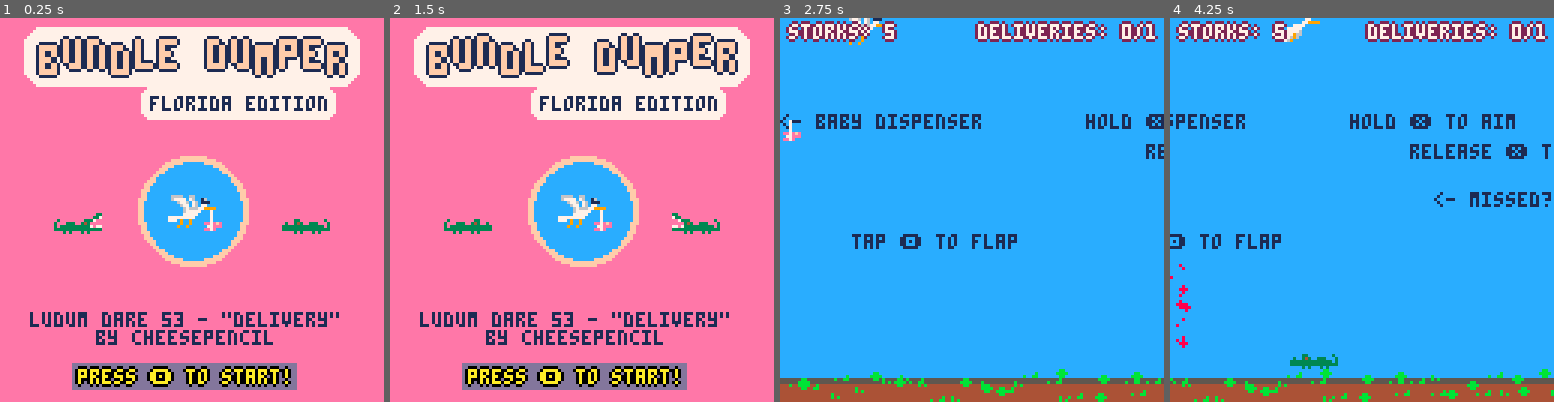
Above: before the commit, frames 1-4 (left to right).
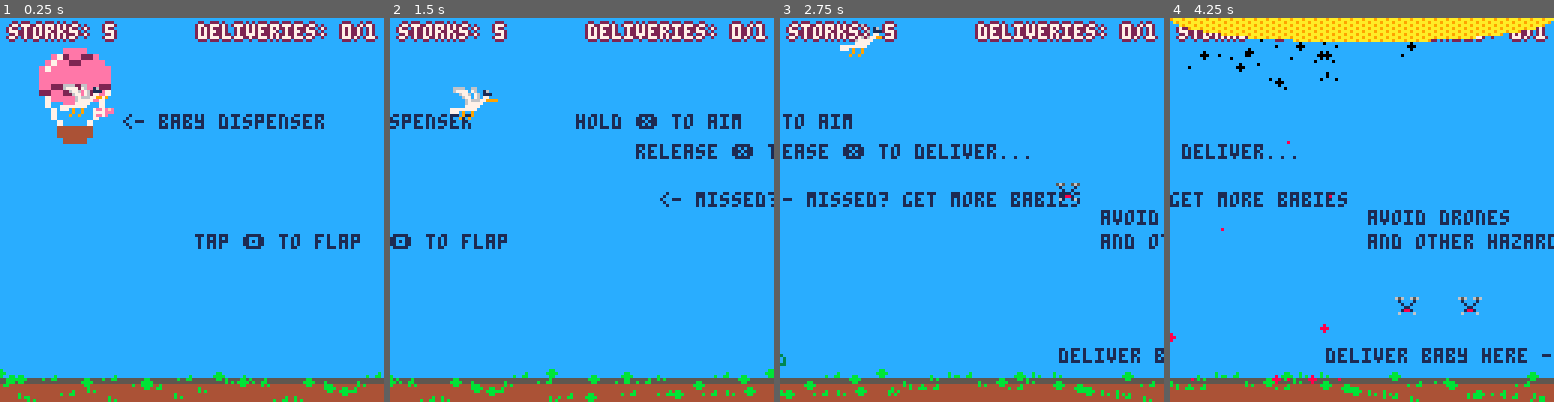
Above: after the commit, the same moments.

Repository: cheesepencil/ld53
Game: PICO-8 cartridge ld53.p8
The game is run twice, just before and just after one commit, with the same random seed, the same clock (stepped at 60 frames per second) and the same inputs.
Inputs:
- Up to frame 1 (0.25 s): no input
- Up to frame 2 (1.5 s): tap X (X key) at 0.33, 1.07 s; tap O (Z key) at 0.7 s
- Up to frame 3 (2.75 s): hold Right 1.6-2.1 s; tap O (Z key) at 1.7, 2.1, 2.5 s; tap X (X key) at 1.85 s; hold Right from 2.47 s (still down)
- Up to frame 4 (4.25 s): tap O (Z key) every 0.4 s from 2.9 to 4.1 s; tap X (X key) at 2.97, 4.08 s; release Right at 3.03 s; hold Left 3.08-3.58 s; hold Right from 4.02 s (still down)

The runs differ from the first frame. In frame 1, 95% of the frame differs, in the area x 0-100%, y 0-100%; in frame 2, 95%; in frame 3, 7.7%; in frame 4, 14%.

Commit message:
burning sun

Diff:
--- a/baby.lua
+++ b/baby.lua
@@ -32,7 +32,7 @@
         else
             if baby.targeting then
                 baby.dropped = true
-                baby.x_velocity = baby.bird.x_velocity * 0.80
+                baby.x_velocity = baby.bird.x_velocity * BABY_TOSS_VELOCITY_MODIFIER
                 baby.y_velocity = 0
             end
             baby.targeting = false
@@ -46,7 +46,7 @@
     local x = baby.x
     local y = baby.y
     local y_velocity = 0
-    local x_velocity = baby.bird.x_velocity * 0.80
+    local x_velocity = baby.bird.x_velocity * BABY_TOSS_VELOCITY_MODIFIER
     for i = 0, 90 do
         x = x + x_velocity
         y_velocity += GRAVITY
--- a/bird.lua
+++ b/bird.lua
@@ -22,9 +22,8 @@
     bird.y += bird.y_velocity
     local min_altitude = bird.world.ground_level - 12
     if bird.y > min_altitude then bird.y = min_altitude end
-    local max_altitude = -6
-    if bird.y <= max_altitude then
-        bird.y = max_altitude
+    if bird.y <= BIRD_MAX_ALTITUDE then
+        bird.y = BIRD_MAX_ALTITUDE
     end
 
     -- bird x
--- a/constants.lua
+++ b/constants.lua
@@ -10,5 +10,7 @@
 DRONE_BLINK_SPEED = 0.075
 FLAG_RAISE_MAX = 8
 FLAG_RAISE_SPEED = 0.5
+BIRD_MAX_ALTITUDE = -6
 SCENE_ADVANCE_COOLDOWN_DURATION = 2
+BABY_TOSS_VELOCITY_MODIFIER = 0.33
 DEBUG = false
--- a/ld53.p8
+++ b/ld53.p8
@@ -1,6 +1,7 @@
 pico-8 cartridge // http://www.pico-8.com
 version 41
 __lua__
+#include sun.lua
 #include fancy_text.lua
 #include drone.lua
 #include balloon.lua
--- a/main.lua
+++ b/main.lua
@@ -5,7 +5,7 @@
 end
 
 function _init()
-    scene = make_title_scene()
+    scene = make_tutorial_level() --make_title_scene()
 end
 
 function _update()
--- a/scene.lua
+++ b/scene.lua
@@ -5,24 +5,26 @@
     scene.gators.bird = scene.bird
 end
 
-function _scene_kill_bird(scene)
+function _scene_kill_bird(scene, color)
+    color = color or 8
     scene.revive_cooldown = true
     local function clean_up(juice)
         del(scene.juice, juice)
         if scene.lives > 0 then scene.revive_cooldown = false end
     end
-    add(scene.juice, make_splash(scene.bird.x + 8, scene.bird.y + 4, 8, clean_up))
+    add(scene.juice, make_splash(scene.bird.x + 8, scene.bird.y + 4, color, clean_up))
     scene.bird = nil
     scene.gators.bird = nil
     if scene.baby then scene.baby.bird = nil end
     scene.cam.bird = nil
 end
 
-function _scene_kill_baby(scene)
+function _scene_kill_baby(scene, color)
+    color = color or 8
     local function clean_up(juice)
         del(scene.juice, juice)
     end
-    add(scene.juice, make_splash(scene.baby.x, scene.baby.y, 8, clean_up))
+    add(scene.juice, make_splash(scene.baby.x, scene.baby.y, color, clean_up))
     scene.baby = nil
     scene.gators.baby = nil
 end
@@ -68,6 +70,7 @@
     for juice in all(scene.juice) do
         juice:update()
     end
+    scene.sun:update(scene.bird)
 
     -- win
     if not scene.over and scene.world.successes == #scene.world.goals then
@@ -130,6 +133,14 @@
                 _scene_kill_bird(scene)
                 break
             end
+        end
+    end
+
+    -- bird vs sun
+    if scene.bird and scene.sun.danger then
+        _scene_kill_bird(scene, 0)
+        if scene.baby and not scene.baby.dropped then
+            _scene_kill_baby(scene, 0)
         end
     end
 
@@ -178,6 +189,8 @@
     print("storks: " .. scene.lives, scene.cam.x + 3 + 1,   2, outline_color)
     print("storks: " .. scene.lives, scene.cam.x + 3 - 1,   2, outline_color)
     print("storks: " .. scene.lives, scene.cam.x + 3,       2, text_color)
+
+    scene.sun:draw(scene.cam)
 
     if scene.over and scene.won then
         fancy_text({
@@ -269,6 +282,7 @@
     scene.baby = make_baby(scene.world, scene.bird)
     scene.gators = make_gators(scene.bird, scene.baby, scene.cam)
     scene.balloon = make_balloon(16, 16)
+    scene.sun = make_sun()
     scene.drones = {}
     scene.juice = {}
 
--- /dev/null
+++ b/sun.lua
@@ -0,0 +1,35 @@
+function _sun_update(sun, bird)
+    if bird and bird.y <= BIRD_MAX_ALTITUDE then
+        sun.strength += 0.5
+        sun.strength = sun.strength > 10 and 10 or sun.strength
+        if sun.strength == 10 then sun.danger = true end
+    else
+        sun.strength -= 0.1
+        sun.strength = sun.strength < 0 and 0 or sun.strength
+        sun.danger = false
+    end
+end
+
+function _sun_draw(sun, cam)
+    local x0 = cam.x - 1
+    local x1 = cam.x + 128
+    local y0 = -sun.strength - 1
+    local y1 = -1 + sun.strength
+
+    ovalfill(x0, y0, x1, y1, 10)
+    fillp(░)
+    ovalfill(x0, y0, x1, y1, 9)
+    fillp()
+end
+
+function make_sun()
+    local sun = {}
+
+    sun.strength = 0
+    sun.danger = false
+
+    sun.update = _sun_update
+    sun.draw = _sun_draw
+
+    return sun
+end
